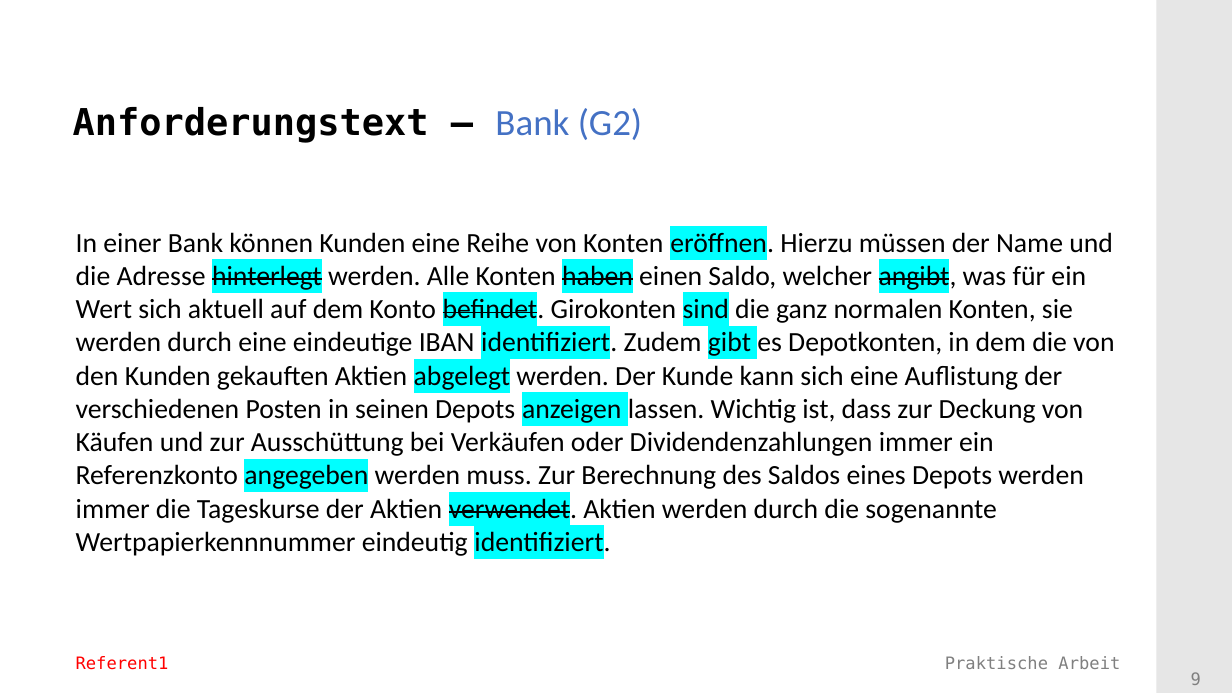
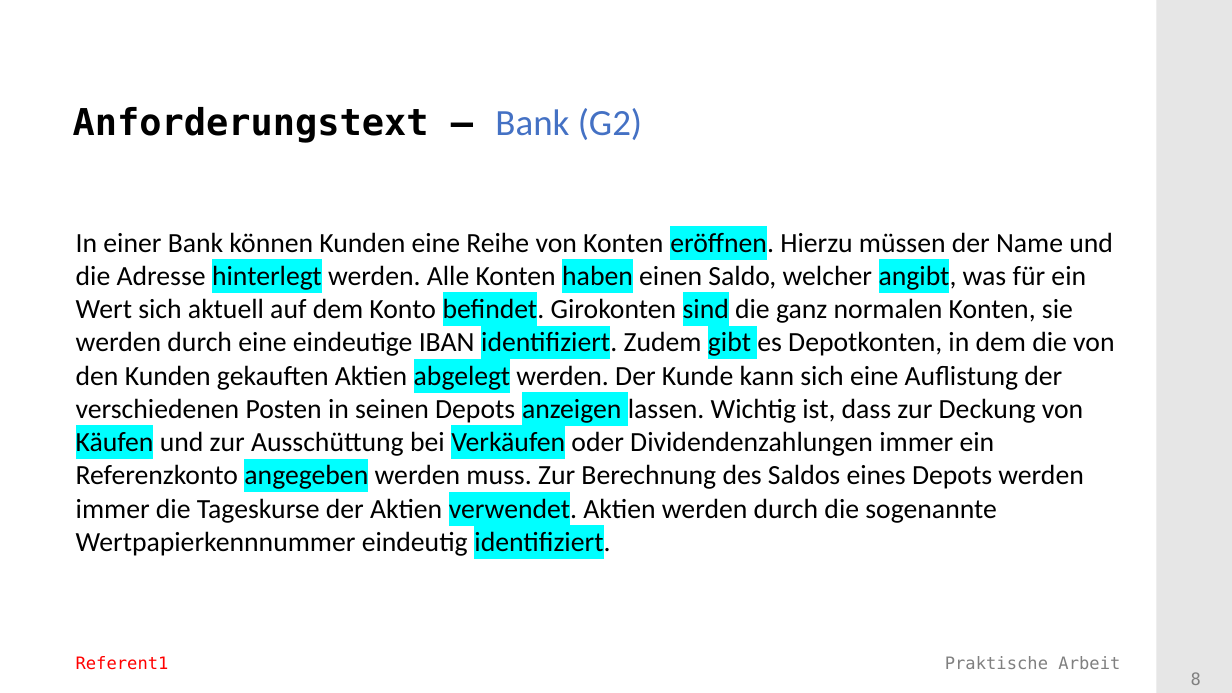
Before and after one commit to Mufasaxi/SimpleBank, a slide deck: slide 8 of Vorlage_Praesentation_2022_Subgroup_2_4_OOA.pptx (slide 9 before the commit). Drawn at 1232x693 pixels with LibreOffice and Linux fonts; fonts in the diff are those of the drawing; background and template pictures are left out. Boxes give left, top, right and bottom in pixels: in the first picture for what was removed or moved away, otherwise in the second. Text is boxed around its words. In the diff, an @@ line names an element or a change of style, - is before the commit and + after.

```diff
--- a/Vorlage_Praesentation_2022_Subgroup_2_4_OOA.pptx
+++ b/Vorlage_Praesentation_2022_Subgroup_2_4_OOA.pptx
@@ text "In einer Bank können Kunden ..." at (76, 229, 1114, 558): highlight none to #00FFFF in "Käufen Verkäufen"; strikethrough off in "hinterlegt haben angibt, befindet. verwendet." @@
@@ page number at (1191, 672, 1201, 685): text changed @@
-9
+8
```
Also in this commit, not shown: 1 other slide changed, 1 slide added.
